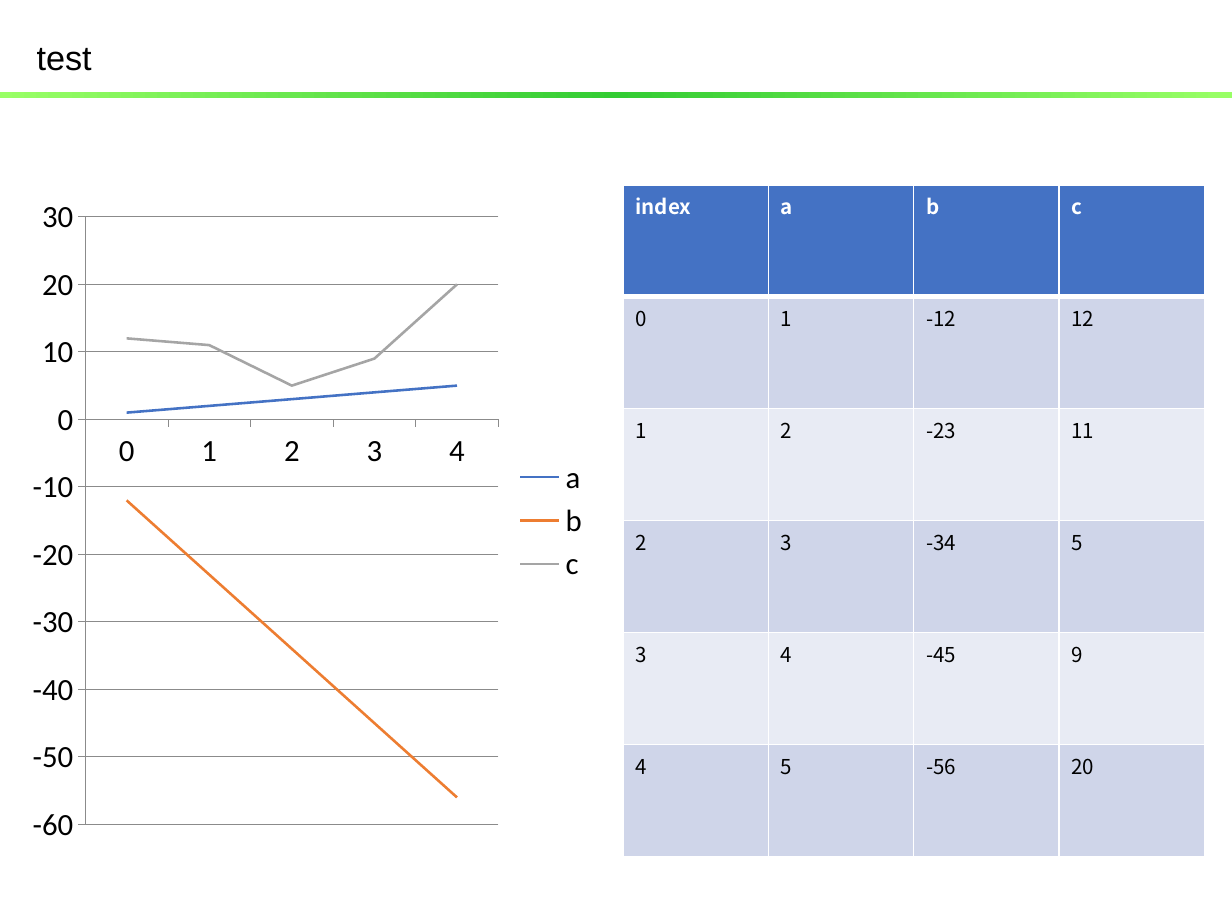
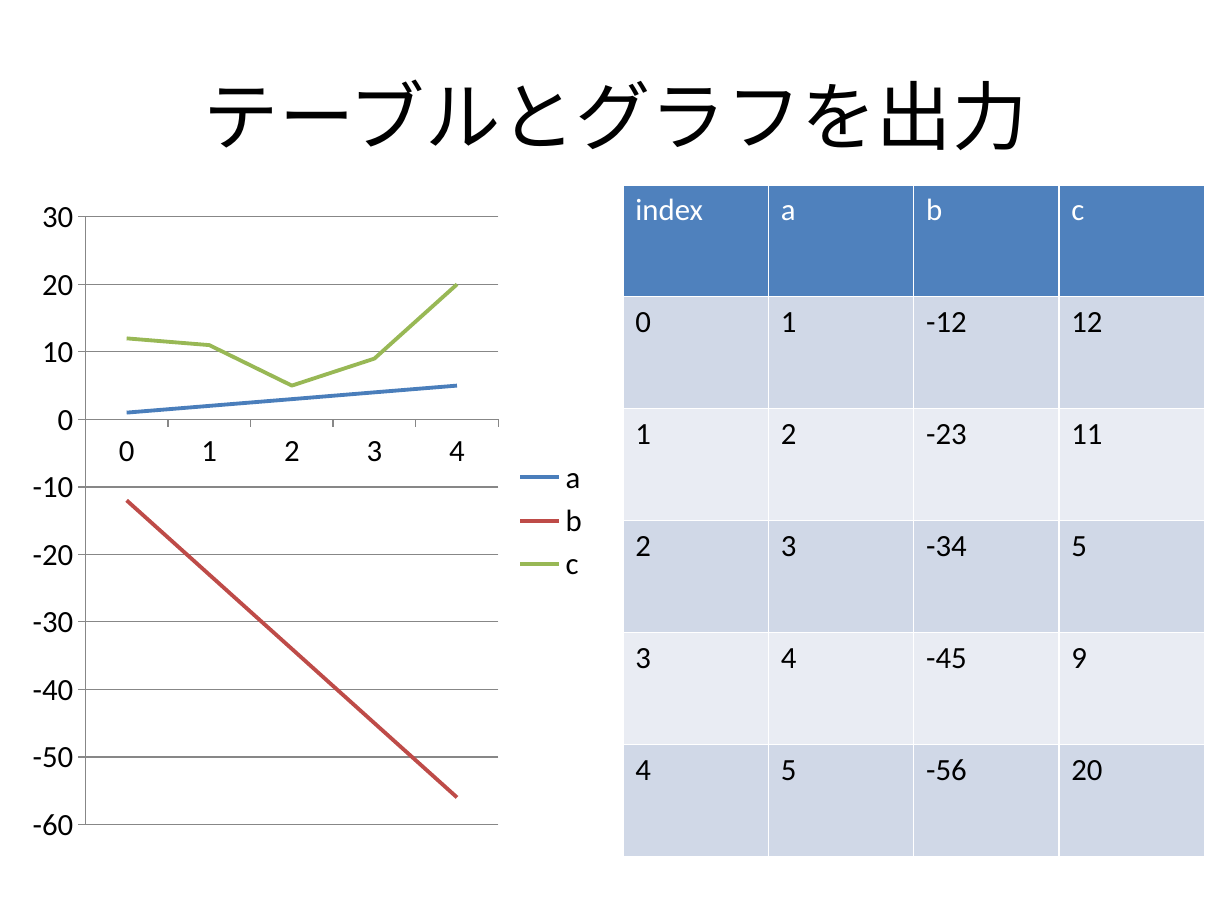
Before and after one commit to kounatsumikan/ACPC, a slide deck: slide 4 of notebook/test2.pptx (slide 5 before the commit). Drawn at 1232x924 pixels with LibreOffice and Linux fonts; fonts in the diff are those of the drawing; background and template pictures are left out. Boxes give left, top, right and bottom in pixels: in the first picture for what was removed or moved away, otherwise in the second. Text is boxed around its words. In the diff, an @@ line names an element or a change of style, - is before the commit and + after.

```diff
--- a/notebook/test2.pptx
+++ b/notebook/test2.pptx
@@ title removed at (37, 48, 92, 71) @@
-test
@@ title added at (204, 79, 1028, 150), 44 pt, text #000000 @@
+テーブルとグラフを出力
@@ rectangle removed at (0, 92, 1232, 97) @@
@@ line chart at (21, 185, 602, 856) @@
@@ colour of a #4472C4 to #4F81BD @@
@@ colour of b #ED7D31 to #C0504D @@
@@ colour of c #A5A5A5 to #9BBB59 @@
@@ table at (623, 185, 1205, 856) @@
@@ fill #4472C4 to #4F81BD in row 1 @@
@@ fill #CFD5EA to #D0D8E8 in 12 cells @@
@@ fill #E9EBF5 to #E9EDF4 in 8 cells @@
@@ size 12 to 18 pt, font Noto Sans CJK JP to Calibri @@
@@ bold off in "index", "a", "b", "c" @@
@@ line spacing 1.5 to 1 @@
@@ less space between paragraphs @@
```
Also in this commit, not shown: 4 other slides changed, 2 slides added, 2 slides removed, 5 other files.
